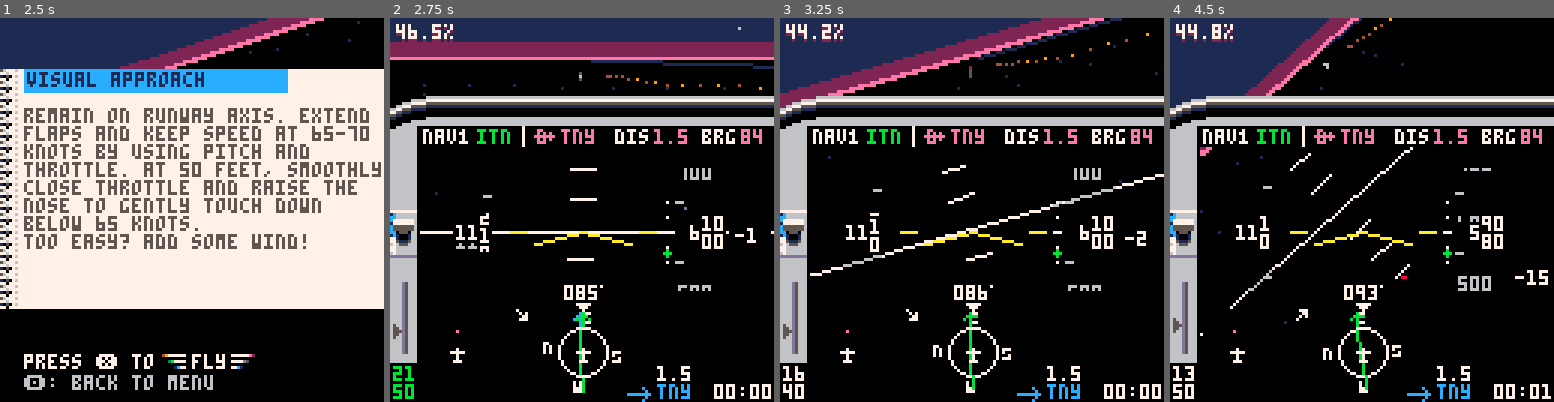
Above: before the commit, frames 1-4 (left to right).
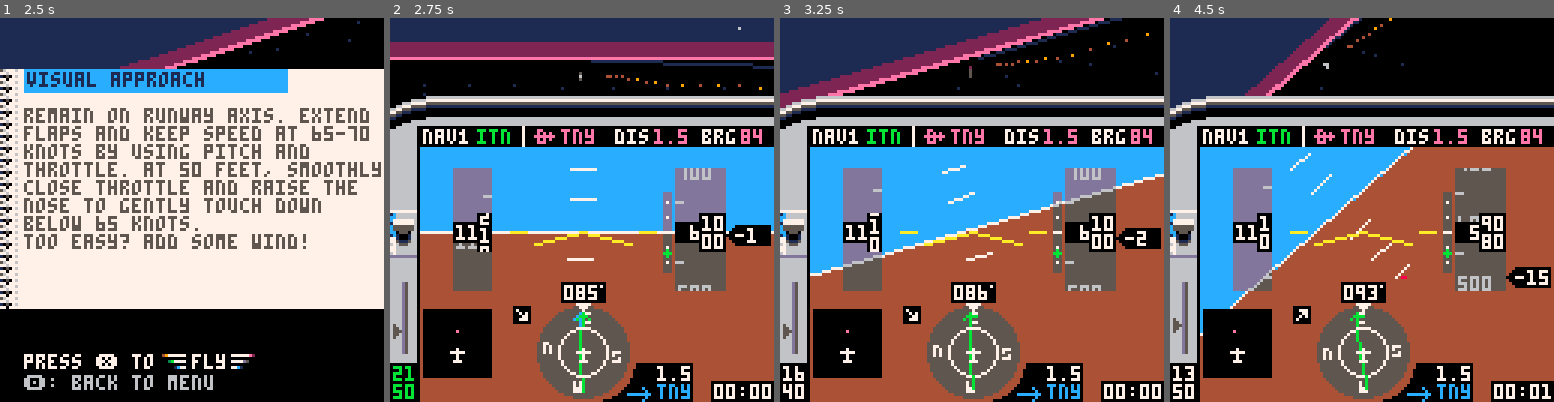
Above: after the commit, the same moments.

Repository: freds72/tiny_sim
Game: PICO-8 cartridge carts/tinysim.p8
The game is run twice, just before and just after one commit, with the same random seed, the same clock (stepped at 60 frames per second) and the same inputs.
Inputs:
- Up to frame 1 (2.5 s): tap O (Z key) at 0.33, 0.7, 1.43, 2.22 s; tap X (X key) at 1.07, 2.07, 2.4 s; hold Left 1.97-2.37 s; hold Down from 2.42 s (still down)
- Up to frame 2 (2.75 s): keep holding Down; tap X (X key) at 2.73 s
- Up to frame 3 (3.25 s): release Down at 2.82 s; hold Right from 2.87 s (still down); tap X (X key) at 3.07 s; tap O (Z key) at 3.1 s
- Up to frame 4 (4.5 s): tap X (X key) every 0.33 s from 3.4 to 4.4 s; release Right at 3.53 s; hold Up 3.58-4.08 s; tap O (Z key) at 3.98 s; hold Right from 4.13 s (still down)

Frame 1 is identical in both runs. In frame 2, 50% of the frame differs, in the area x 1-100%, y 1-100%; in frame 3, 50%; in frame 4, 50%.

Commit message:
fixed sim trifill port

Diff:
--- a/carts/tinysim.p8
+++ b/carts/tinysim.p8
@@ -444,8 +444,8 @@
         local cx,cy=rotatepoint(ai[3],aic,-bank)
         local dx,dy=rotatepoint(ai[4],aic,-bank)
         clip(10,36,118,96)
-        --trifill(ax,ay,bx,by,cx,cy,12)
-        --trifill(ax,ay,bx,by,dx,dy,4)
+        polyfill({{ax,ay},{bx,by},{cx,cy}},12,function(v) return v[1],v[2] end)
+        polyfill({{ax,ay},{bx,by},{dx,dy}},4,function(v) return v[1],v[2] end)
         line(ax,ay,bx,by,7) --horizon
         clip(35,44,55,43)
         for j=0,15 do
@@ -877,9 +877,11 @@
    sim:draw()
 
    -- perf monitor!
+   --[[
    local cpu=(flr(1000*stat(1))/10).."%"
    ?cpu,2,3,2
    ?cpu,2,2,7
+   ]]
 
    end
   dispmessage()
@@ -1110,10 +1112,8 @@
  -- viz distance
  local wfar=zfar and 120/zfar or 0
  for _,e in pairs(model.e) do
-  -- edges indices
-  local c=e.c or model.c
-  -- edge positions
-  local a,b=v_cache[e[1]],v_cache[e[2]]
+  -- edge positions + color
+  local a,b,c=v_cache[e[1]],v_cache[e[2]],e.c or model.c
 
   -- reset clip planes
   clips=clipplanes_simple
@@ -1216,8 +1216,8 @@
 	return a
 end
 
-function make_cam(x0,y0,focal)
-	local c={
+function make_cam()
+	return {
 		pos={0,0,0},
 		track=function(self,pos,m)
     self.pos=v_clone(pos)
@@ -1225,18 +1225,12 @@
 		-- inverse view matrix
     self.m=m
     m_inv(self.m)
-	 end,
-		-- project cam-space points into 2d
-    -- array version
-    project2da=function(self,v)
-  	  -- view to screen
-  	  local w=63.5/v[3]
-  	  return {63.5+v[1]*w,14.5-v[2]*w,w,v[4] and v[4]*w,v[5] and v[5]*w}
-		end
-	}
-	return c
-end
-
+	 end
+  }
+end
+
+-- 3d to 2d projection (inc. u/v if any)
+-- screen center is harcoded to 64/15
 function project2d(v)
   -- view to screen
   local w=63.5/v[3]
@@ -1258,9 +1252,9 @@
 	for i=1,#clipplanes do
 	 cloudplane=plane_poly_clip(clipplanes[i],cloudplane)
 	end
- tex_src=weather.tex
+  tex_src=weather.tex
 	color(cloudy<0 and 5 or 13)
- project_texpoly(cloudplane)
+  polytex(cloudplane)
 end
 
 function draw_ground(weather)
@@ -1360,17 +1354,6 @@
   end
 end
 
-function project_texpoly(p)
-	if #p>2 then
-		local p0,p1=cam:project2da(p[1]),cam:project2da(p[2])
-		for i=3,#p do
-			local p2=cam:project2da(p[i])
-			tritex(p0,p1,p2)
-			p1=p2
-		end
-	end
-end
-
 -- draw a light line
 function lightline(x0,y0,x1,y1,c,u0,w0,u1,w1,bloom,scale,out)
 
@@ -1380,23 +1363,18 @@
 
  local w,h=abs(x1-x0),abs(y1-y0)
 
- local prevu,du,dw=-1
+ local prevu,du,dw=flr(u0/w0)
  -- inner loop function
  local light=function(x,y,u)
-  if prevu and prevu!=u then
-			local col=sget(ramp+3*mid(scale*w0-u%2,0,1),c)
-   if col!=0 then
-    pset(x,y,col)
-   	-- avoid too many lights!
-   	if bloom and w0>bloom then
+	  local col=sget(ramp+3*mid(scale*w0-u%2,0,1),c)
+    if col!=0 then
+      pset(x,y,col)
+   	  -- avoid too many lights!
+   	  if bloom and w0>bloom then
 		 		circfillt(x,y,min(3,24/w0),light_shades[c])
-   	end
+   	  end
   	end
   end
-  u0+=du
-  w0+=dw
-  prevu=u
- end
 
  if h>w then
   -- order points on y
@@ -1409,17 +1387,24 @@
 	 if y0<0 then
 		 local t=-y0/h
 		 -- todo: unroll lerp
-	  x0,y0,u0,w0=x0+w*t,0,lerp(u0,u1,t),lerp(w0,w1,t)
-	  prevu=nil
-  end
-
+	  x0,y0,u0,w0,prevu=x0+w*t,0,lerp(u0,u1,t),lerp(w0,w1,t)
+  end
+
+  -- sub-pix shift
   local cy0,dx=ceil(y0),w/h
-  x0+=(cy0-y0)*dx
-  u0+=(cy0-y0)*du
-  w0+=(cy0-y0)*dw
+  local sy=cy0-y0
+  x0+=sy*dx
+  u0+=sy*du
+  w0+=sy*dw
   for y=cy0,min(ceil(y1)-1,40) do
-		 light(x0,y,flr(u0/w0))
-   x0+=dx
+    local u=flr(u0/w0)
+    if prevu and prevu!=u then
+      light(x0,y,u)
+    end
+    x0+=dx
+    u0+=du
+    w0+=dw
+    prevu=u
   end
  else
    -- x-major
@@ -1432,17 +1417,23 @@
 	    local t=-x0/w
 	    -- u is not linear
 	    -- u*w is
-	    x0,y0,u0,w0=0,y0+h*t,lerp(u0,u1,t),lerp(w0,w1,t)
-	    prevu=nil
+	    x0,y0,u0,w0,prevu=0,y0+h*t,lerp(u0,u1,t),lerp(w0,w1,t)
 	  end
 
     local cx0,dy=ceil(x0),h/w
-    y0+=(cx0-x0)*dy
-    u0+=(cx0-x0)*du
-    w0+=(cx0-x0)*dw
+    local sx=cx0-x0
+    y0+=sx*dy
+    u0+=sx*du
+    w0+=sx*dw
     for x=cx0,min(ceil(x1)-1,127) do
-			light(x,y0,flr(u0/w0))
-		  y0+=dy
+      local u=flr(u0/w0)
+      if prevu and prevu!=u then
+			  light(x,y0,u)
+      end
+      y0+=dy
+      u0+=du
+      w0+=dw
+      prevu=u
 	  end
 	end
 end
@@ -1635,75 +1626,72 @@
 unpack_models()
 
 -->8
--- textured trifill
+-- textured polygon renderer
 -- perspective correct
--- based off @p01 trifill
-function trapezefill(l,dl,r,dr,start,finish)
-	local l,dl={
-		l[1],l[3],l[4],l[5],
-		r[1],r[3],r[4],r[5]},{
-		dl[1],dl[3],dl[4],dl[5],
-		dr[1],dr[3],dr[4],dr[5]}
-	local dt=1/(finish-start)
-	for k,v in pairs(dl) do
-		dl[k]=(v-l[k])*dt
-	end
-
-	-- cliping
-	if start<0 then
-		for k,v in pairs(dl) do
-			l[k]-=start*v
-		end
-		start=0
-	end
-
+-- skip
+function polytex(v)
+  if(#v<2) return
   -- cloud texture location + cam pos
   local mx,my,cx,cz=tex_src.x,tex_src.y,cam.pos[1],cam.pos[3]
-	-- rasterization
-	for j=start,min(finish,30) do
-		local len=l[5]-l[1]
-		if len>0 then
-      local w0,u0,v0=l[2],l[3],l[4]
-      -- render every 4 pixels
-			local dw,du,dv=shl(l[6]-w0,2)/len,shl(l[7]-u0,2)/len,shl(l[8]-v0,2)/len
-   for i=l[1],l[5],4 do
-    local sx,sy=(u0/w0)%32,(v0/w0)%32
-    -- shift u/v map from cam pos+texture repeat
-    local c=sget(mx+band(sx*32-cx,31),my+band(sy*32-cz,31))
-    if c!=0 then
-     fillp(dither_pat[c+1])
-	    rectfill(i-2,j,i+1,j)
-		  end
+
+  local v0,nodes=v[#v],{}
+	local x0,y0,w0,u0,v0=project2d(v0)
+	for i=1,#v do
+		local v1=v[i]
+		local x1,y1,w1,u1,v1=project2d(v1)
+		local _x1,_y1,_u1,_v1,_w1=x1,y1,u1,v1,w1
+		if(y0>y1) x0,y0,x1,y1,w0,w1,u0,v0,u1,v1=x1,y1,x0,y0,w1,w0,u1,v1,u0,v0
+		local dy=y1-y0
+		local dx,dw,du,dv=(x1-x0)/dy,(w1-w0)/dy,(u1-u0)/dy,(v1-v0)/dy
+		if(y0<0) x0-=y0*dx u0-=y0*du v0-=y0*dv w0-=y0*dw y0=0
+		local cy0=ceil(y0)
+		-- sub-pix shift (column)
+		local sy=cy0-y0
+		x0+=sy*dx
+		u0+=sy*du
+		v0+=sy*dv
+		w0+=sy*dw
+		for y=cy0,min(ceil(y1)-1,40) do
+			local x=nodes[y]
+			if x then
+				local a,aw,au,av,b,bw,bu,bv=x[1],x[2],x[3],x[4],x0,w0,u0,v0
+				if(a>b) a,aw,au,av,b,bw,bu,bv=b,bw,bu,bv,a,aw,au,av
+				local dab=b-a
+        local daw,dau,dav=(bw-aw)/dab,(bu-au)/dab,(bv-av)/dab
+        if(a<0) au-=a*dau av-=a*dav aw-=a*daw a=0
+				local ca=ceil(a)
+				-- sub-pix shift (row)
+				local sa=ca-a
+				au+=sa*dau
+				av+=sa*dav
+        aw+=sa*daw
+        -- only even pixels
+        dau*=2
+        dav*=2
+        daw*=2
+				for k=ca,min(ceil(b)-1,127),2 do
+          local sx,sy=(au/aw)%32,(av/aw)%32
+          -- shift u/v map from cam pos+texture repeat
+          local c=sget(mx+band(shl(sx,5)-cx,31),my+band(shl(sy,5)-cz,31))
+          if c!=0 then
+            fillp(dither_pat[c+1])
+            rectfill(k,y,k+3,y)
+          end
+
+          au+=dau
+					av+=dav
+					aw+=daw
+				end
+			else
+				nodes[y]={x0,w0,u0,v0}
+			end
+			x0+=dx
 			u0+=du
 			v0+=dv
 			w0+=dw
-		 end
-  end
-		for k,v in pairs(dl) do
-			l[k]+=v
 		end
-	end
-end
-function tritex(v0,v1,v2)
-	local x0,x1,x2=v0[1],v1[1],v2[1]
-	local y0,y1,y2=v0[2],v1[2],v2[2]
-if(y1<y0)v0,v1,x0,x1,y0,y1=v1,v0,x1,x0,y1,y0
-if(y2<y0)v0,v2,x0,x2,y0,y2=v2,v0,x2,x0,y2,y0
-if(y2<y1)v1,v2,x1,x2,y1,y2=v2,v1,x2,x1,y2,y1
-
-	-- mid point
-	local v02,mt={},1/(y2-y0)*(y1-y0)
-	for k,v in pairs(v0) do
-		v02[k]=v+(v2[k]-v)*mt
-	end
-	if(x1>v02[1])v1,v02=v02,v1
-
-	-- upper trapeze
-	-- x u v
-	trapezefill(v0,v1,v0,v02,y0,y1)
-	-- lower trapeze
-  trapezefill(v1,v2,v02,v2,y1,y2)
-  -- reset fillp
+		x0,y0,w0,u0,v0=_x1,_y1,_w1,_u1,_v1
+  end
   fillp()
 end
 
